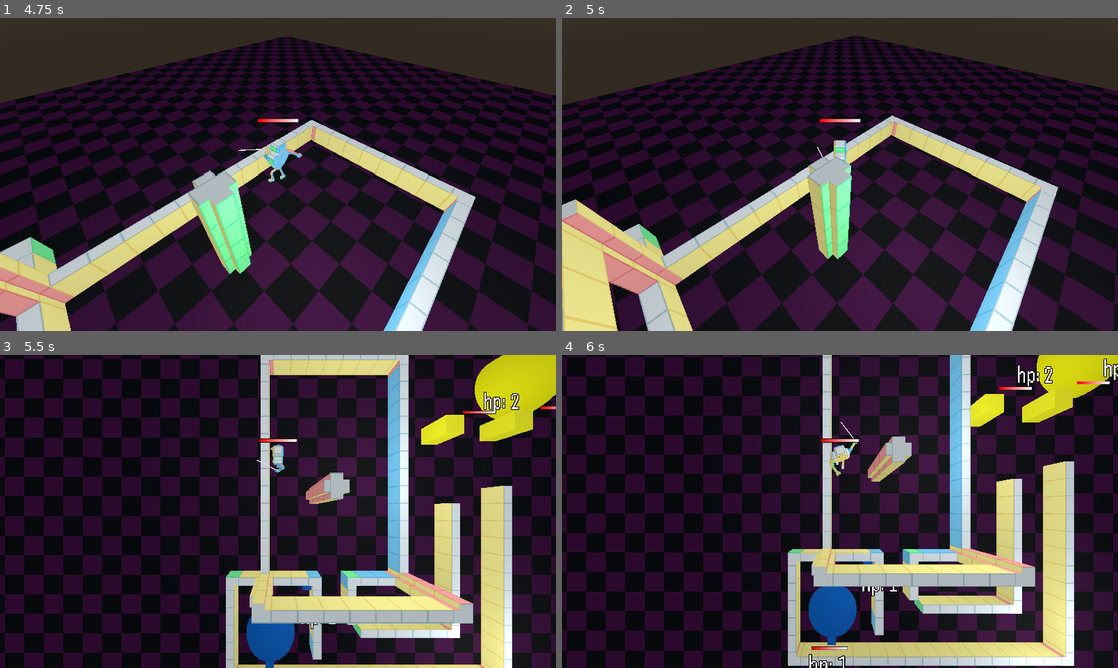
Above: before the commit, frames 1-4 (two rows, left to right).
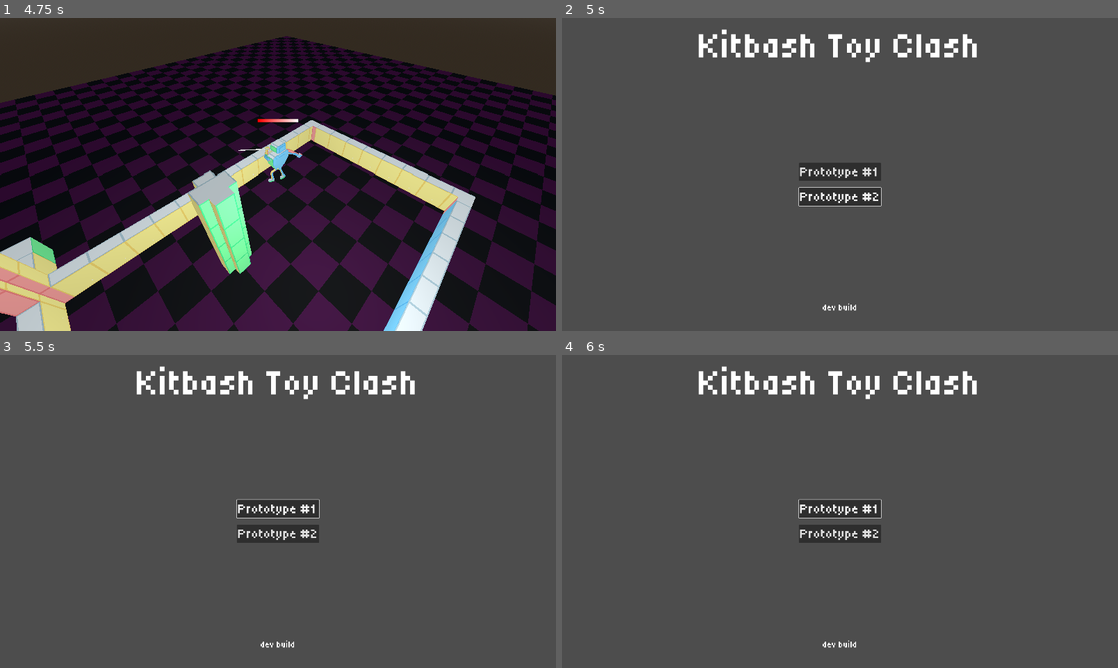
Above: after the commit, the same moments.

Repository: markguinn/kitbash-toy-clash
Game: Godot game, scene res://main.tscn
The game is run twice, just before and just after one commit, with the same random seed, the same clock (stepped at 60 frames per second) and the same inputs.
Inputs:
- Up to frame 1 (4.75 s): click "Prototype #1" at 0.5 s; hold Right (right) 1.28-2.03 s; hold Z (attack1) 1.28-2.03 s; hold S (down) 2.03-2.78 s; tap Tab (switch_cam) at 2.1, 3.6 s; hold Right (right) 2.78-3.53 s; hold Z (attack1) 2.78-3.53 s; hold W (up) 3.53-4.28 s; hold Left (left) from 4.28 s (still down); hold Z (attack1) from 4.28 s (still down)
- Up to frame 2 (5 s): keep holding Left (left); keep holding Z (attack1); tap Escape (ui_cancel) at 4.9 s
- Up to frame 3 (5.5 s): keep holding Left (left); release Z (attack1) at 5.03 s; tap Tab (switch_cam) at 5.1 s
- Up to frame 4 (6 s): release Left (left) at 5.78 s; hold S (down) from 5.78 s (still down); hold Z (attack1) from 5.78 s (still down)

Frame 1 is identical in both runs. In frame 2, 100% of the frame differs, in the area x 0-100%, y 0-100%; in frame 3, 100%; in frame 4, 100%.

Commit message:
esc quits back to the title screen (for now)

Diff:
--- a/globals/game.gd
+++ b/globals/game.gd
@@ -96,6 +96,13 @@
 
 #region THROWAWAY PROTOTYPE STUFF
 
+
+# TODO: delete this when we get a pause menu etc
+func _input(event: InputEvent) -> void:
+	if event.is_action_pressed("ui_cancel"):
+		quit_to_title.call_deferred()
+
+
 func _on_enemy_died(enemy, _hit_box) -> void:
 	var dc = enemy.get("loot_parts_dc")
 	if dc and randf() <= dc:
